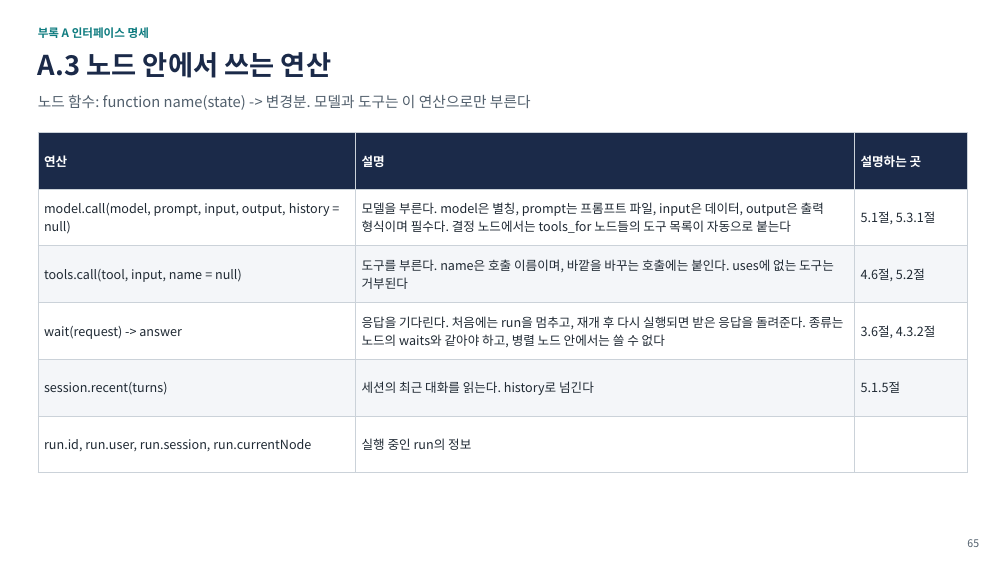
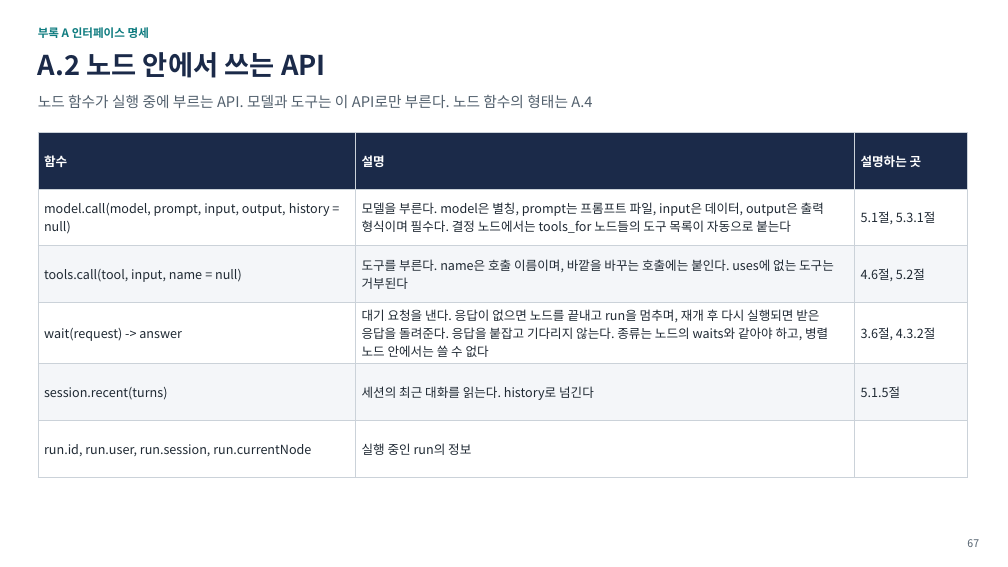
Before and after one commit to iwindfree/windfree-blog, a slide deck: slide 67 of public/files/ai-agent-workflow-framework/AI_Agent_Workflow_Framework_Summary.pptx (slide 65 before the commit). Drawn at 1008x567 pixels with LibreOffice and Linux fonts; fonts in the diff are those of the drawing. Boxes give left, top, right and bottom in pixels: in the first picture for what was removed or moved away, otherwise in the second. Text is boxed around its words. In the diff, an @@ line names an element or a change of style, - is before the commit and + after.

```diff
--- a/public/files/ai-agent-workflow-framework/AI_Agent_Workflow_Framework_Summary.pptx
+++ b/public/files/ai-agent-workflow-framework/AI_Agent_Workflow_Framework_Summary.pptx
@@ text at bbox=[38, 52, 326, 78]: text changed @@
-A.3 노드 안에서 쓰는 연산
+A.2 노드 안에서 쓰는 API
@@ text at bbox=[38, 94, 592, 108]: text changed @@
-노드 함수: function name(state) -> 변경분. 모델과 도구는 이 연산으로만 부른다
+노드 함수가 실행 중에 부르는 API. 모델과 도구는 이 API로만 부른다. 노드 함수의 형태는 A.4
@@ table at bbox=[38, 132, 968, 460] @@
-row 1, column 1: 연산
+row 1, column 1: 함수
-row 4, column 2: 응답을 기다린다. 처음에는 run을 멈추고, 재개 후 다시 실행되면 받은 응답을 돌려준다. 종류는 노드의 waits와 같아야 하고, 병렬 노드 안에서는 쓸 수 없다
+row 4, column 2: 대기 요청을 낸다. 응답이 없으면 노드를 끝내고 run을 멈추며, 재개 후 다시 실행되면 받은 응답을 돌려준다. 응답을 붙잡고 기다리지 않는다. 종류는 노드의 waits와 같아야 하고, 병렬 노드 안에서는 쓸 수 없다
@@ page number at bbox=[967, 539, 979, 547]: text changed @@
-65
+67
```
Also in this commit, not shown: 6 other slides changed, 2 slides added, 1 other file.
